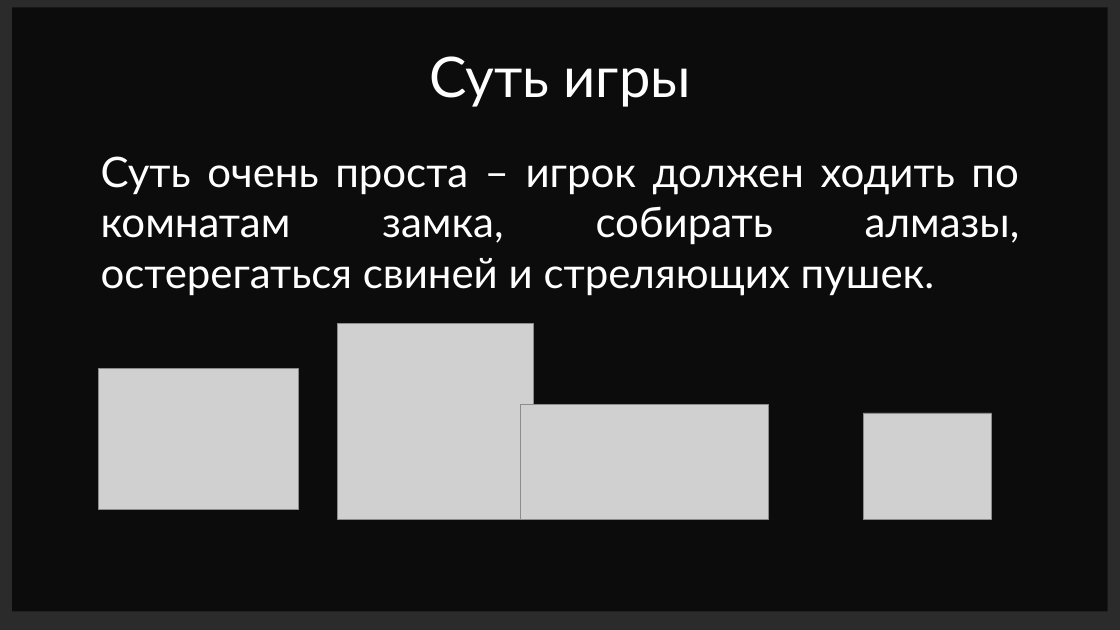
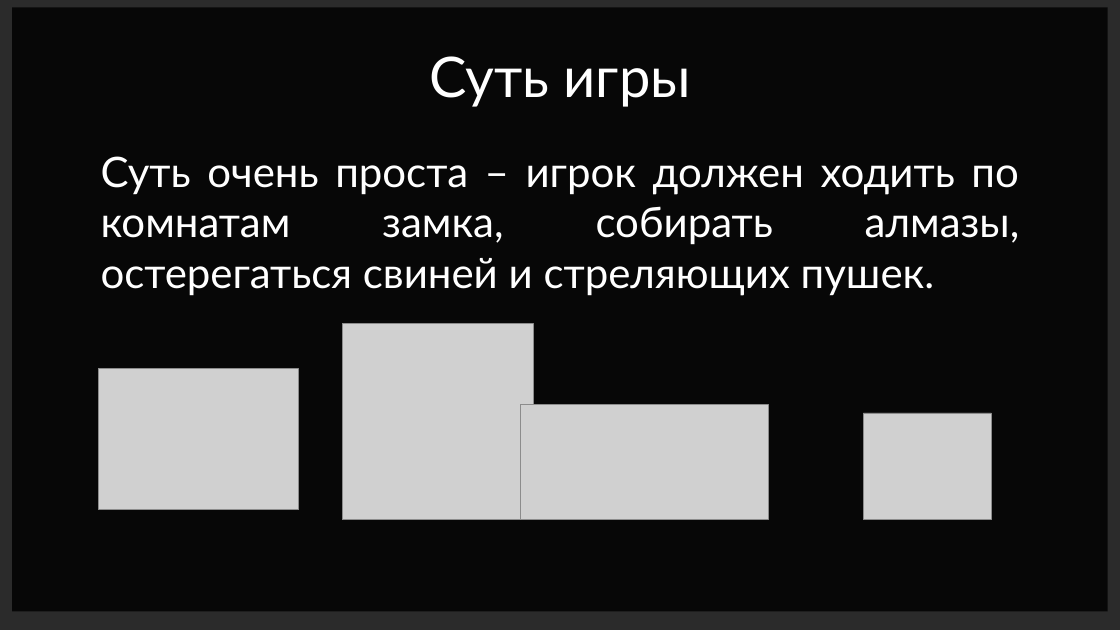
Before and after one commit to fivan999/Kings-and-Pigs, a slide deck: slide 8 of Kings and pigs.pptx (slide 4 before the commit). Drawn at 1120x630 pixels with LibreOffice and Linux fonts; fonts in the diff are those of the drawing; grey boxes stand for pictures; background and template pictures are left out; a plain dark background stands for a picture behind light text. Boxes give left, top, right and bottom in pixels: in the first picture for what was removed or moved away, otherwise in the second. Text is boxed around its words. In the diff, an @@ line names an element or a change of style, - is before the commit and + after.

```diff
--- a/Kings and pigs.pptx
+++ b/Kings and pigs.pptx
@@ rectangle at box(13, 8, 1108, 612): fill #000000 at 70% opacity to #000000 at 82% opacity @@
@@ picture: place and size @@
-picture at box(337, 323, 533, 519)
+picture at box(342, 323, 533, 519)
```
Also in this commit, not shown: 5 other slides changed, 4 slides added, 4 other files.
